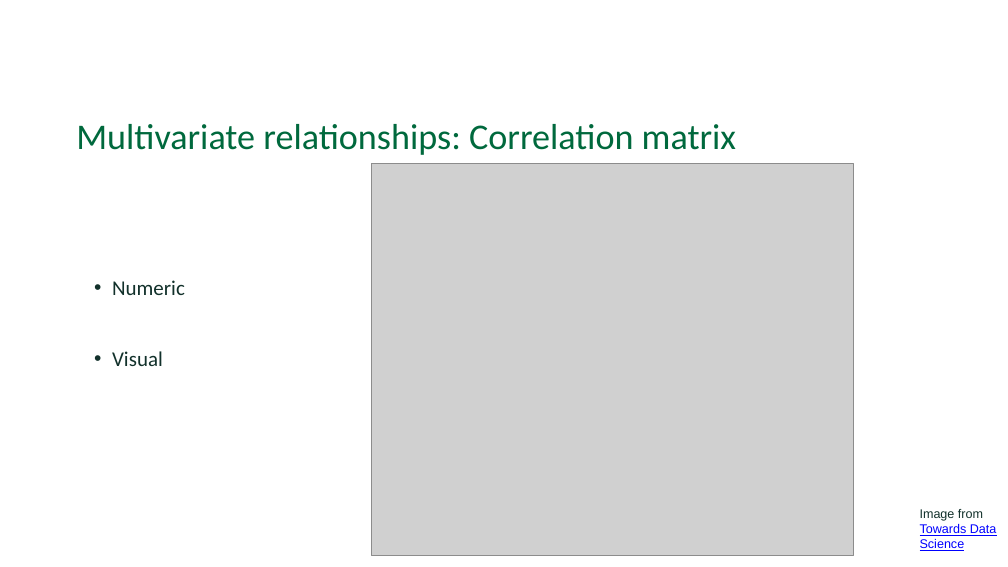
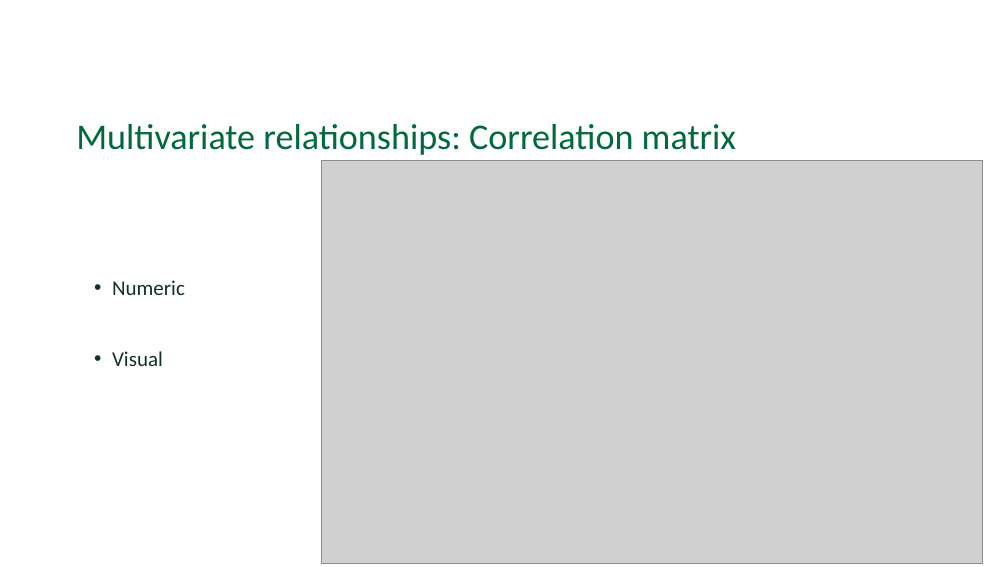
Before and after one commit to Dartmouth-Libraries/r_research-fundamentals_ws, a slide deck: slide 41 of slides/02a_Exploratory-Data-Analysis_EDA.pptx (slide 36 before the commit). Drawn at 1008x567 pixels with LibreOffice and Linux fonts; fonts in the diff are those of the drawing; grey boxes stand for pictures; background and template pictures are left out. Boxes give left, top, right and bottom in pixels: in the first picture for what was removed or moved away, otherwise in the second. Text is boxed around its words. In the diff, an @@ line names an element or a change of style, - is before the commit and + after.

```diff
--- a/slides/02a_Exploratory-Data-Analysis_EDA.pptx
+++ b/slides/02a_Exploratory-Data-Analysis_EDA.pptx
@@ picture: place and size @@
-picture at bbox=[371, 164, 854, 557]
+picture at bbox=[321, 160, 983, 563]
@@ text removed at bbox=[920, 509, 997, 551] @@
-Image from Towards Data Science
```
Also in this commit, not shown: 7 other slides changed, 5 slides added.
